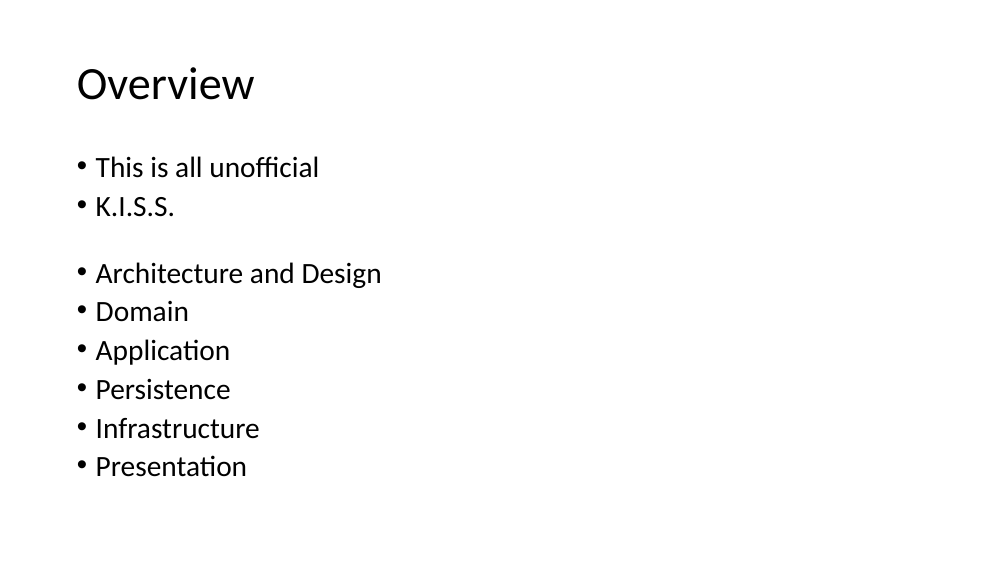
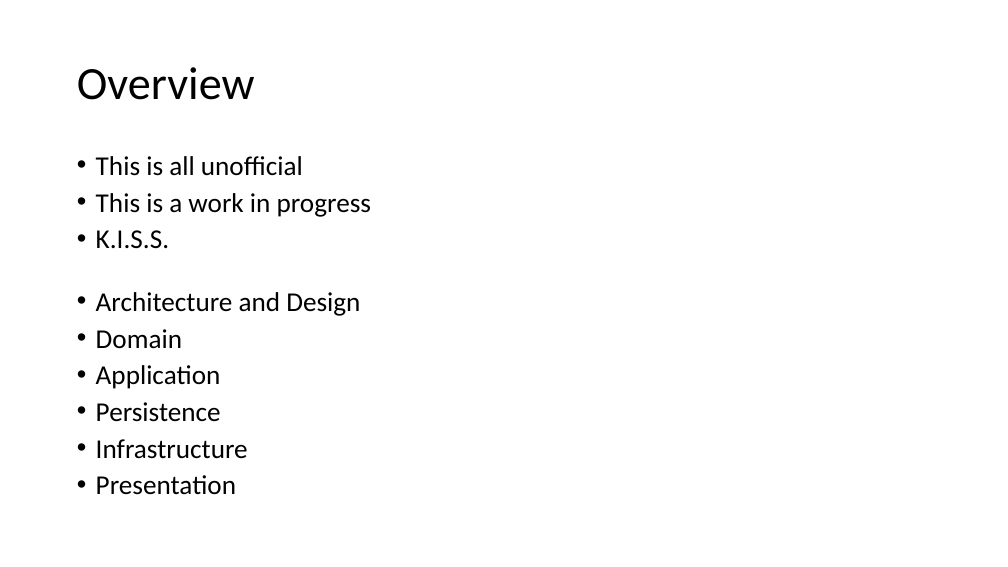
Before and after one commit to EnterpriseProductsLP/tag-tech-spikes, a slide deck: slide 4 of src/end-to-end-example/Presentation/Clean Architecture with .Net Core.pptx. Drawn at 1008x567 pixels with LibreOffice and Linux fonts; fonts in the diff are those of the drawing. Boxes give left, top, right and bottom in pixels: in the first picture for what was removed or moved away, otherwise in the second. Text is boxed around its words. In the diff, an @@ line names an element or a change of style, - is before the commit and + after.

```diff
--- a/src/end-to-end-example/Presentation/Clean Architecture with .Net Core.pptx
+++ b/src/end-to-end-example/Presentation/Clean Architecture with .Net Core.pptx
@@ text at box(96, 156, 360, 495): size 28 to 25.9 pt in "This is all unofficial", "K.I.S.S.", "Architecture and Design", "Domain" and 4 more places @@
@@ text at box(96, 193, 371, 217): paragraph added @@
+• This is a work in progress
```
Also in this commit, not shown: 2 other slides changed, 3 slides added, 20 other files.
